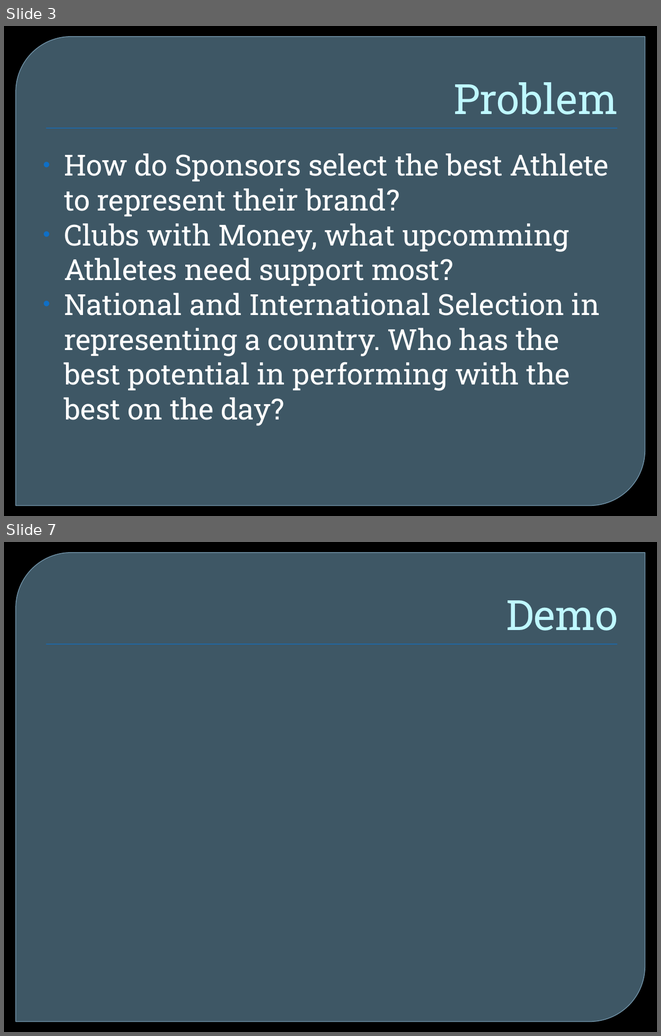
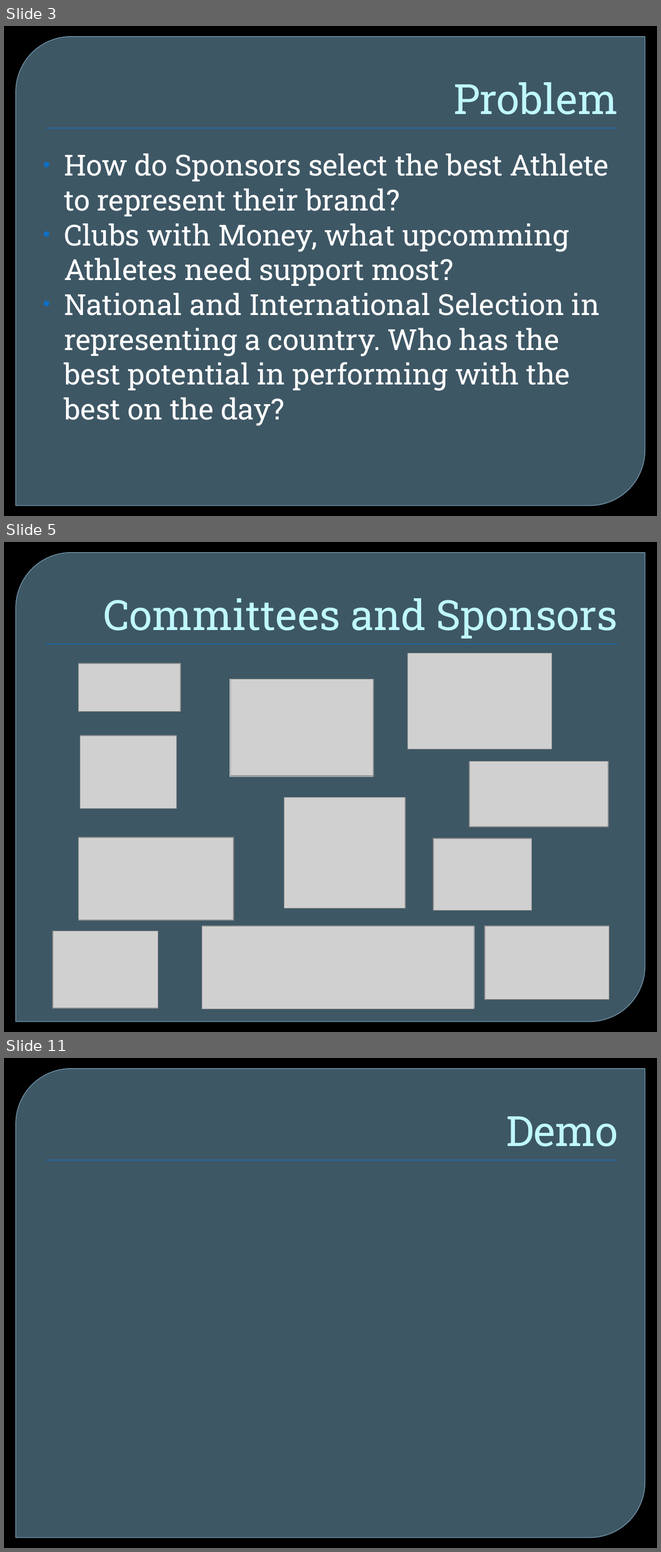
Before and after one commit to maveroke/PerformanceProgression, a slide deck: Report/Presentation 520.pptx. Shown one above the other, each under a label of ours: slides 3 and 7 before the commit, slides 3, 5 and 11 after it; the slides between them are not shown. The pictures are 661x1036 and 661x1552 pixels, drawn with LibreOffice and Linux fonts; fonts in the diff are those of the drawing; grey boxes stand for pictures; background and template pictures are left out. Boxes give left, top, right and bottom in pixels: in the first picture for what was removed or moved away, otherwise in the second. Text is boxed around its words. In the diff, an @@ line names an element or a change of style, - is before the commit and + after.

```diff
--- a/Report/Presentation 520.pptx
+++ b/Report/Presentation 520.pptx
@@ slide 5 added at (4,542,657,1032), background picture (left out); not listed: 2 template elements that a slide beside it also shows @@
@@ title added at (103,598,617,638), 46 pt, text #C0F7FF @@
+Committees and Sponsors
@@ picture added at (407,653,551,749) @@
@@ picture added at (78,663,180,712) @@
@@ rectangle added at (230,679,373,777), fill #FFFFFF @@
@@ picture added at (231,679,373,776) @@
@@ picture added at (80,735,176,809) @@
@@ picture added at (469,761,609,827) @@
@@ picture added at (284,797,405,908) @@
@@ picture added at (78,837,233,920) @@
@@ picture added at (433,838,531,910) @@
@@ picture added at (53,930,158,1007) @@
@@ rectangle added at (202,926,474,1008), fill #FFFFFF @@
@@ picture added at (202,926,474,1009) @@
@@ picture added at (485,926,609,999) @@
@@ what was slide 7 is now slide 11 @@
```
Also in this commit, not shown: 3 slides changed, 9 other slides added, 1 slide removed, 29 other files.
